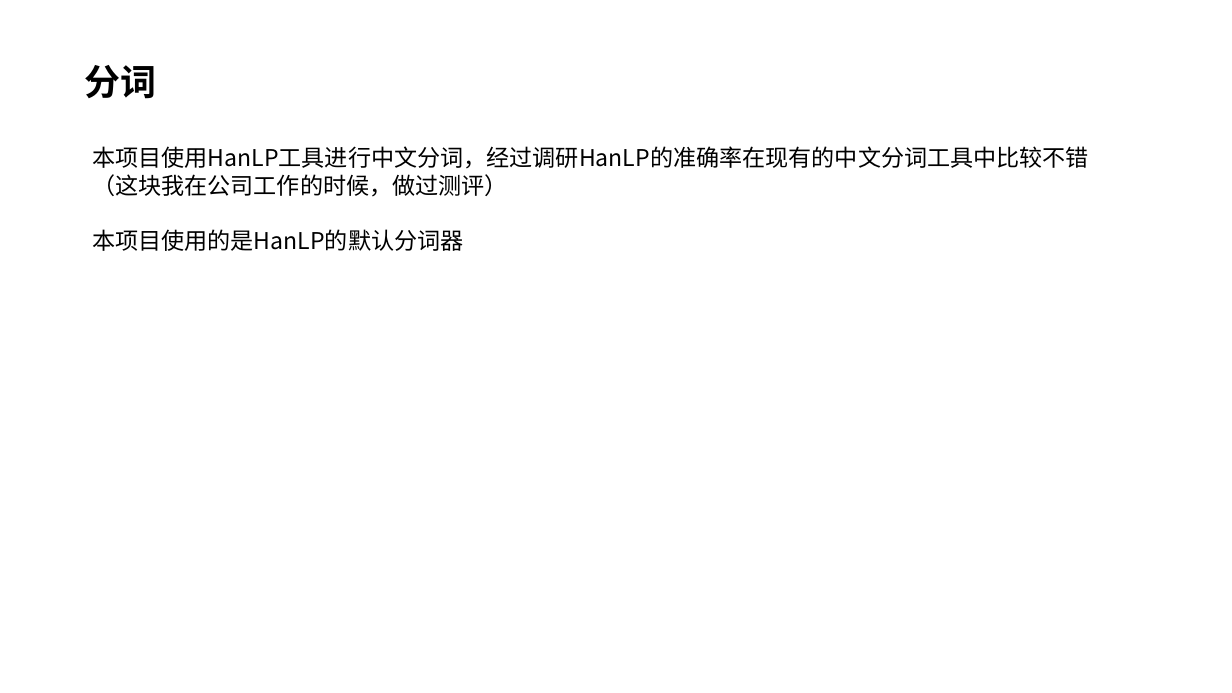
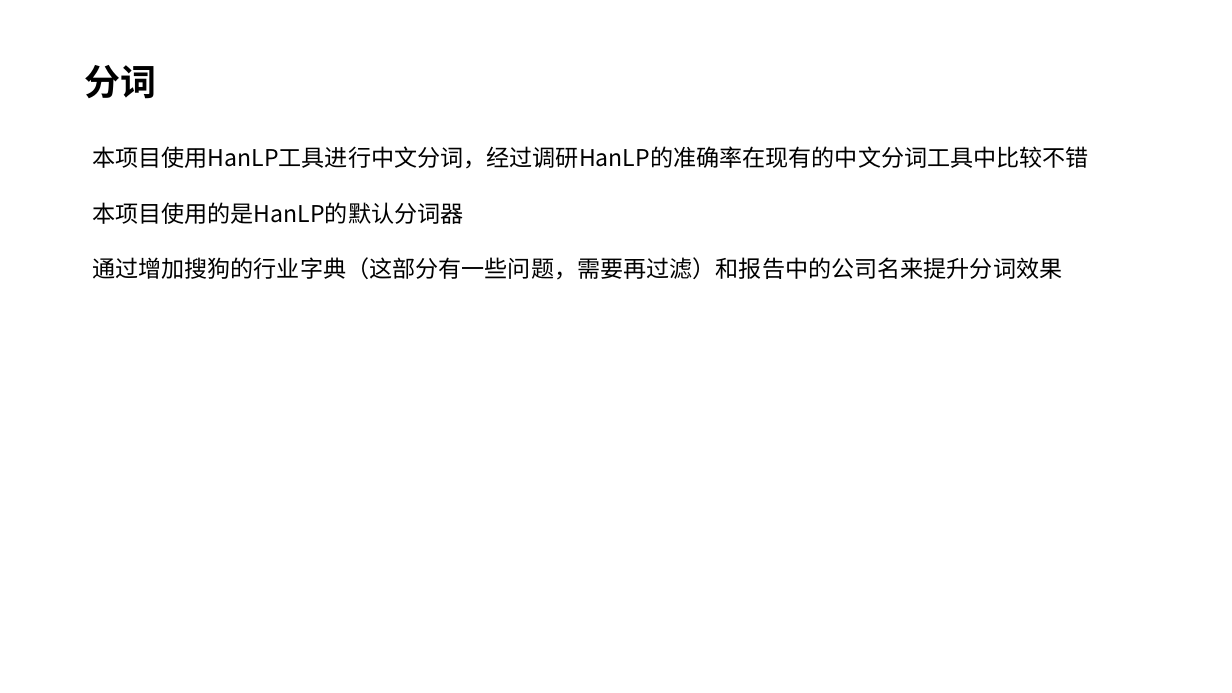
Before and after one commit to stevewyl/csr_report, a slide deck: slide 6 of CSR报告文本处理流程.pptx (slide 3 before the commit). Drawn at 1232x693 pixels with LibreOffice and Linux fonts; fonts in the diff are those of the drawing. Boxes give left, top, right and bottom in pixels: in the first picture for what was removed or moved away, otherwise in the second. Text is boxed around its words. In the diff, an @@ line names an element or a change of style, - is before the commit and + after.

```diff
--- a/CSR报告文本处理流程.pptx
+++ b/CSR报告文本处理流程.pptx
@@ text at <box>92,146,1089,169</box>: text changed @@
-本项目使用HanLP工具进行中文分词，经过调研HanLP的准确率在现有的中文分词工具中比较不错（这块我在公司工作的时候，做过测评）
+本项目使用HanLP工具进行中文分词，经过调研HanLP的准确率在现有的中文分词工具中比较不错
@@ text at <box>92,257,1062,280</box>: paragraph added @@
+通过增加搜狗的行业字典（这部分有一些问题，需要再过滤）和报告中的公司名来提升分词效果
```
Also in this commit, not shown: 4 other slides changed, 7 slides added, 1 slide removed, 31 other files.
